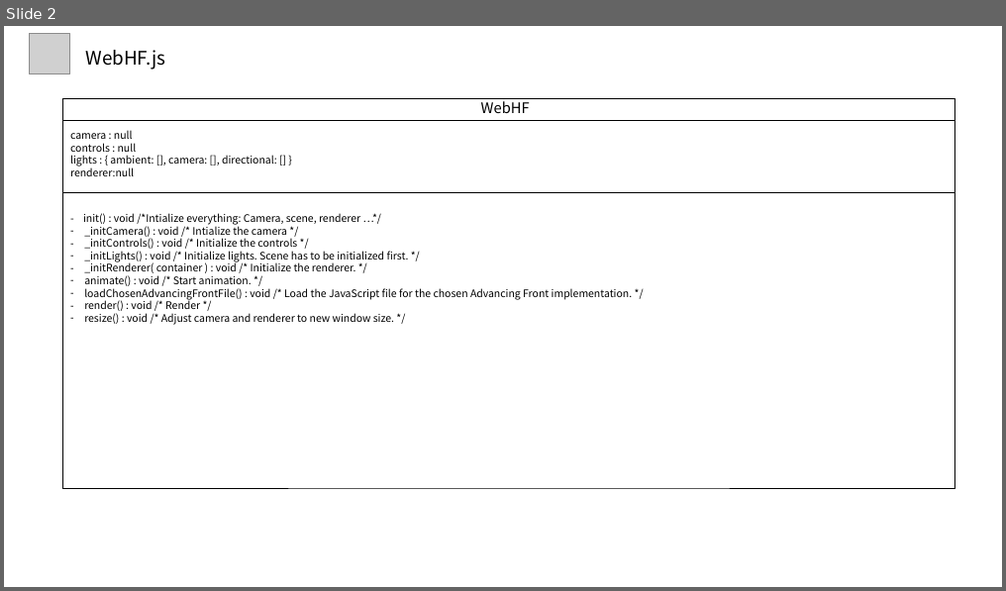
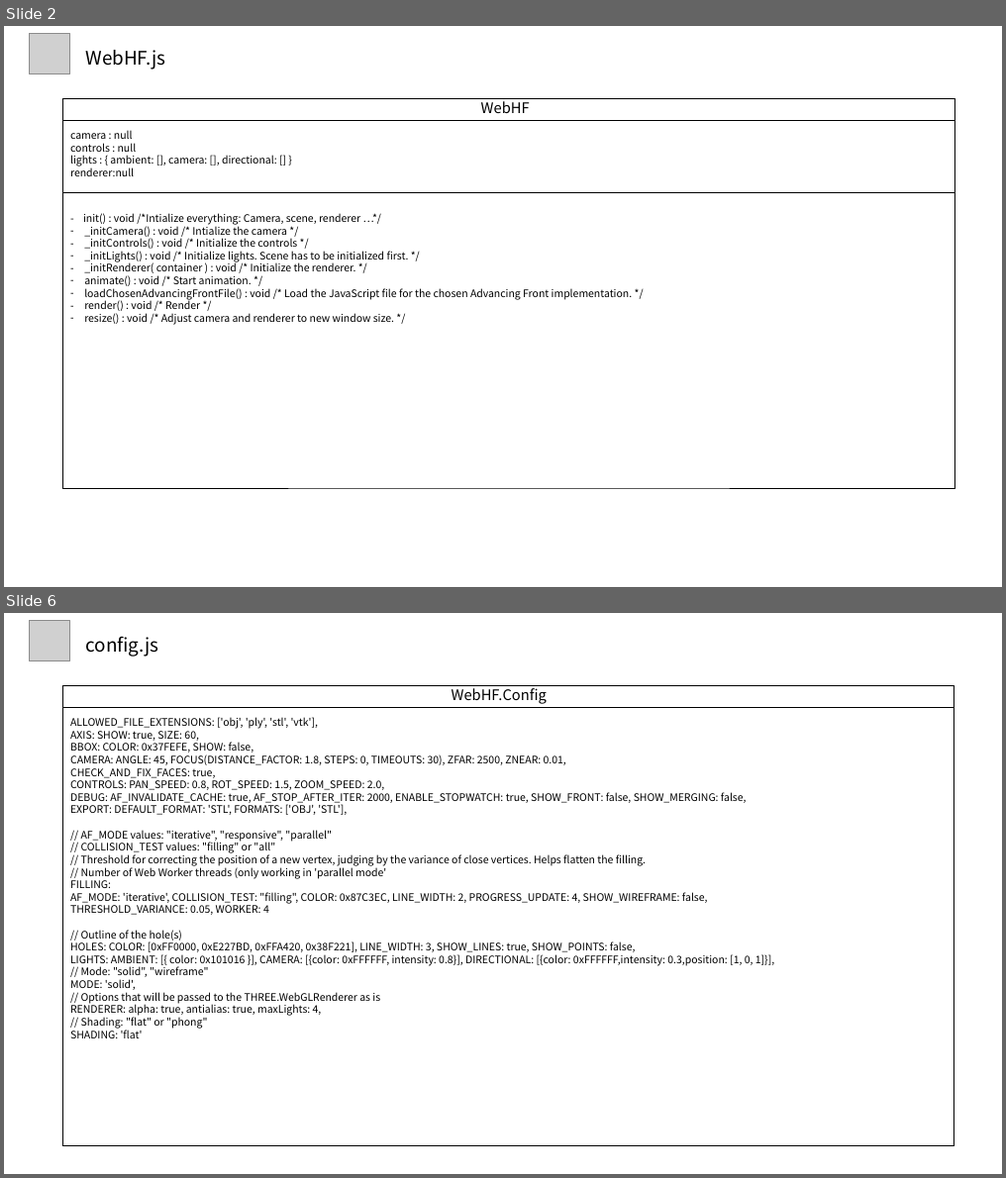
Before and after one commit to alexchun78/threeJS-holeFilling, a slide deck: (코드분석) WebGL Hole Filling.pptx. Shown one above the other, each under a label of ours: slide 2 before the commit, slides 2 and 6 after it; the slides between them are not shown. The pictures are 1006x591 and 1006x1178 pixels, drawn with LibreOffice and Linux fonts; fonts in the diff are those of the drawing; grey boxes stand for pictures. Boxes give left, top, right and bottom in pixels: in the first picture for what was removed or moved away, otherwise in the second. Text is boxed around its words. In the diff, an @@ line names an element or a change of style, - is before the commit and + after.

```diff
--- a/(코드분석) WebGL Hole Filling.pptx
+++ b/(코드분석) WebGL Hole Filling.pptx
@@ slide 6 added at [4,613,1002,1174], background #FFFFFF @@
@@ picture added at [30,621,70,661] @@
@@ text added at [86,636,159,657], 18 pt, text #000000 @@
+config.js
@@ rectangle added at [63,685,954,1147], outline #000000 0.5 pt @@
@@ text added at [451,685,547,704], 14 pt, text #000000 @@
+WebHF.Config
@@ line added from (63, 708) to (954, 708), #000000 0.5 pt @@
@@ text added at [70,717,774,1039], 10 pt, text #000000 @@
+ALLOWED_FILE_EXTENSIONS: ['obj', 'ply', 'stl', 'vtk'],
+AXIS: SHOW: true, SIZE: 60,
+BBOX: COLOR: 0x37FEFE, SHOW: false,
+CAMERA: ANGLE: 45, FOCUS(DISTANCE_FACTOR: 1.8, STEPS: 0, TIMEOUTS: 30), ZFAR: 2500, ZNEAR: 0.01,
+CHECK_AND_FIX_FACES: true,
+CONTROLS: PAN_SPEED: 0.8, ROT_SPEED: 1.5, ZOOM_SPEED: 2.0,
+DEBUG: AF_INVALIDATE_CACHE: true, AF_STOP_AFTER_ITER: 2000, ENABLE_STOPWATCH: true, SHOW_FRONT: false, SHOW_MERGING: false,
+EXPORT: DEFAULT_FORMAT: 'STL', FORMATS: ['OBJ', 'STL'],
+// AF_MODE values: "iterative", "responsive", "parallel"
+// COLLISION_TEST values: "filling" or "all"
+// Threshold for correcting the position of a new vertex, judging by the variance of close vertices. Helps flatten the filling.
+// Number of Web Worker threads (only working in 'parallel mode'
+FILLING:
+AF_MODE: 'iterative', COLLISION_TEST: "filling", COLOR: 0x87C3EC, LINE_WIDTH: 2, PROGRESS_UPDATE: 4, SHOW_WIREFRAME: false,
+THRESHOLD_VARIANCE: 0.05, WORKER: 4
+// Outline of the hole(s)
+HOLES: COLOR: [0xFF0000, 0xE227BD, 0xFFA420, 0x38F221], LINE_WIDTH: 3, SHOW_LINES: true, SHOW_POINTS: false,
+LIGHTS: AMBIENT: [{ color: 0x101016 }], CAMERA: [{color: 0xFFFFFF, intensity: 0.8}], DIRECTIONAL: [{color: 0xFFFFFF,intensity: 0.3,position: [1, 0, 1]}],
+// Mode: "solid", "wireframe"
+MODE: 'solid',
+// Options that will be passed to the THREE.WebGLRenderer as is
+RENDERER: alpha: true, antialias: true, maxLights: 4,
+// Shading: "flat" or "phong"
+SHADING: 'flat'
```
Also in this commit, not shown: 2 slides changed, 16 other slides added, 2 other files.
